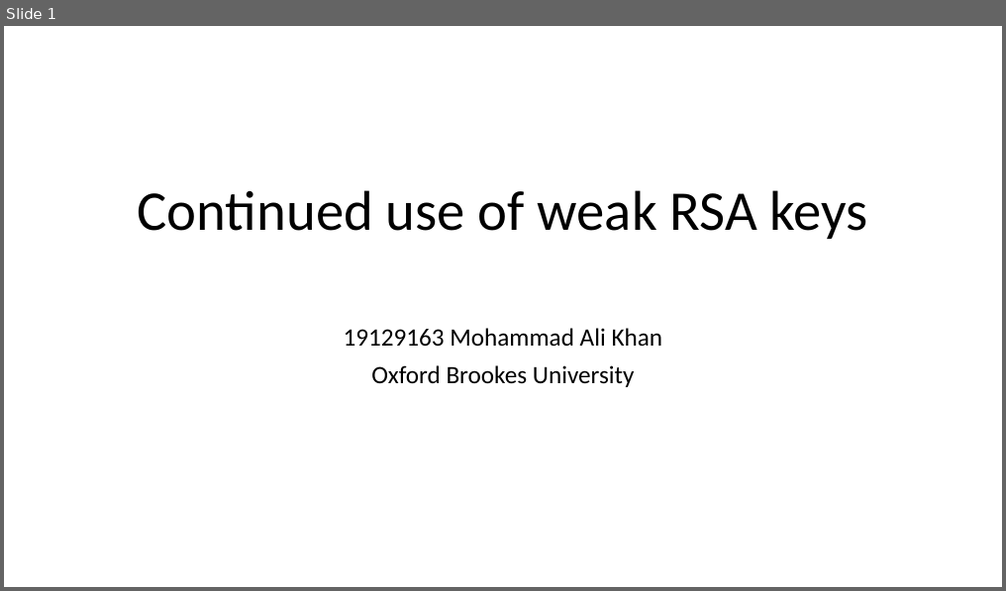
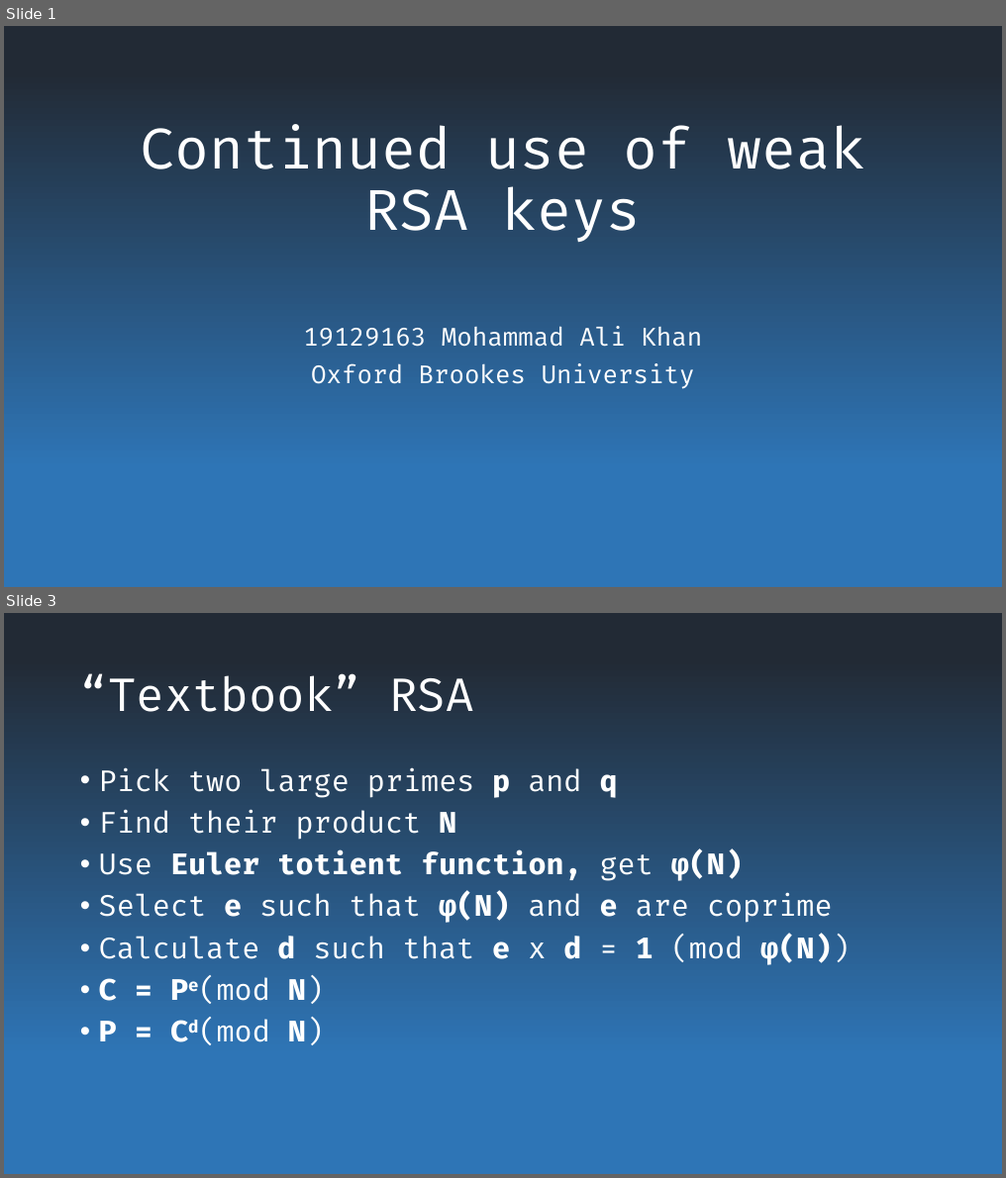
Before and after one commit to mhdl1991/19129163_TECH7009_repo, a slide deck: Continued use of weak RSA keys.pptx. Shown one above the other, each under a label of ours: slide 1 before the commit, slides 1 and 3 after it; the slides between them are not shown. The pictures are 1006x591 and 1006x1178 pixels, drawn with LibreOffice and Linux fonts; fonts in the diff are those of the drawing. Boxes give left, top, right and bottom in pixels: in the first picture for what was removed or moved away, otherwise in the second. Text is boxed around its words. In the diff, an @@ line names an element or a change of style, - is before the commit and + after.

```diff
--- a/Continued use of weak RSA keys.pptx
+++ b/Continued use of weak RSA keys.pptx
@@ slide 3 added at [4,613,1002,1174], background gradient #222A35 to #2E75B6 @@
@@ title added at [80,674,473,712], 44 pt, text #FFFFFF @@
+“Textbook” RSA
@@ text added at [99,767,849,1046], 28 pt, text #FFFFFF @@
+• Pick two large primes p and q
+• Find their product N
+• Use Euler totient function, get φ(N)
+• Select e such that φ(N) and e are coprime
+• Calculate d such that e x d = 1 (mod φ(N))
+• C = Pe(mod N)
+• P = Cd(mod N)
@@ slide 1 changed as well @@
@@ background #FFFFFF to gradient #222A35 to #2E75B6 @@
@@ title "Continued use of weak RSA ..." at [141,125,864,243]: font Calibri to Fira Code, text colour #000000 to #FFFFFF @@
@@ subtitle "19129163 Mohammad Ali Khan" at [303,326,702,389]: font Calibri to Fira Code, text colour #000000 to #FFFFFF @@
```
Also in this commit, not shown: 3 other slides added, 1 slide removed.
